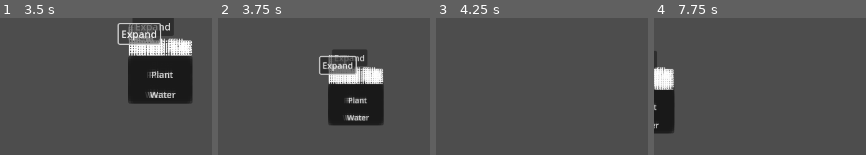
Above: before the commit, frames 1-4 (left to right).
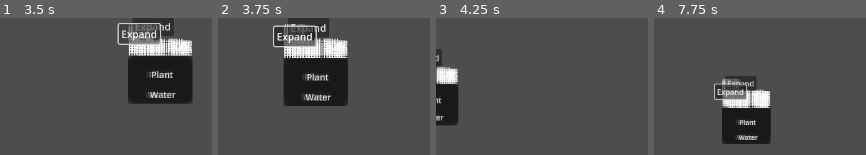
Above: after the commit, the same moments.

Repository: AtkinTC/Godot-Garden
Game: Godot game, scene res://Scenes/main.tscn
Two runs of this game, one before a commit and one after it. Both use one fixed random seed, a clock stepped at 60 frames per second and the inputs below.
Inputs (mouse positions are in pixels of both pictures, inside the frame that each line leads up to):
- Up to frame 1 (3.5 s): click "Plant" at 0.5 s; click "Water" at 1.25 s; click "Expand" at 2 s; click "Expand" at 2.75 s
- Up to frame 2 (3.75 s): tap Enter at 3.5 s; move the mouse to (outside the picture) at 3.52 s; hold Right (ui_right) from 3.53 s (still down); tap Mouse wheel up (zoom_in) at 3.6 s
- Up to frame 3 (4.25 s): keep holding Right (ui_right); tap Mouse wheel down (zoom_out) at 3.8 s
- Up to frame 4 (7.75 s): move the mouse to (outside the picture) at 4.27 s; release Right (ui_right) at 4.28 s; hold Down (ui_down) 4.28-5.03 s; tap Mouse wheel down (zoom_out) at 4.35, 5.3, 5.85, 6.8, 7.35 s; tap Mouse wheel up (zoom_in) at 4.55, 5.1, 6.05, 6.6, 7.55 s; tap Space at 5, 6.5 s; move the mouse to (outside the picture) at 5.02 s; hold Right (ui_right) 5.03-5.78 s; tap Enter at 5.75, 7.25 s; move the mouse to (outside the picture) at 5.77 s; hold Up (ui_up) 5.78-6.53 s; move the mouse to (outside the picture) at 6.52 s; hold Left (ui_left) from 6.53 s (still down); move the mouse to (outside the picture) at 7.27 s

Frame 1 is identical in both runs. In frame 2, 24% of the frame differs, in the area x 25-79%, y 0-79%; in frame 3, 4.6%; in frame 4, 15%.

Commit message:
fix switched zoom direction

Diff:
--- a/Scripts/Camera.gd
+++ b/Scripts/Camera.gd
@@ -62,4 +62,4 @@
 func _input(event):
 	move_direction.x = Input.get_action_strength(right_action) - Input.get_action_strength(left_action)
 	move_direction.y = Input.get_action_strength(down_action) - Input.get_action_strength(up_action)
-	zoom_direction = Input.get_action_strength(zoom_out_action) - Input.get_action_strength(zoom_in_action)
+	zoom_direction = Input.get_action_strength(zoom_in_action) - Input.get_action_strength(zoom_out_action)
